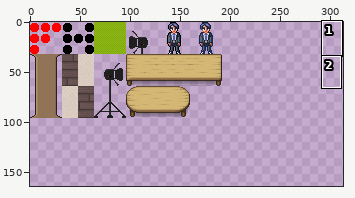
Sprite sheet: tilemaps/own.png. Above, an overview of the earlier version with the close-up marked.
Close-up. Before:
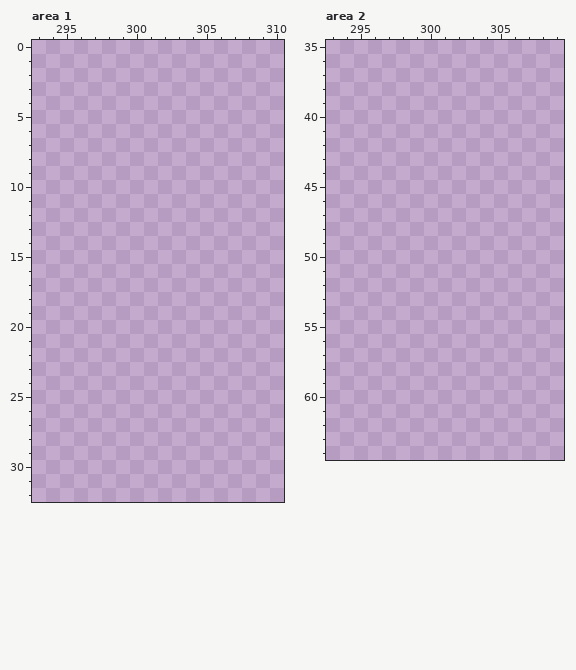
The file is 320x320 pixels. Pixels under 10% opacity are left out. Colours within 5 levels of each other are drawn and written as one. Shown: area 1: x 293..310, y 0..32; area 2: x 293..309, y 35..64. The wide view leaves out empty margins. The commit also changed other parts of the picture, which this record leaves out.
Once edited:
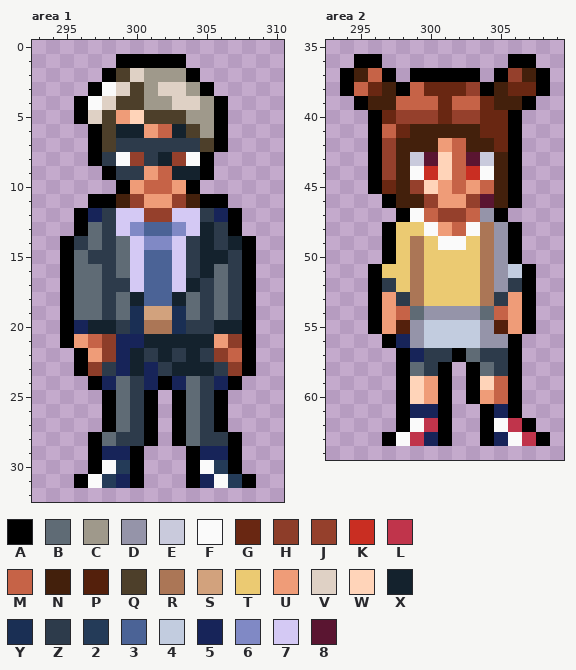
Palette (. is transparent): A #000000  B #5f6b75  C #9f998b  D #9594a9  E #c9cadc  F #fafafa  G #692712  H #8d3d29  J #95402c  K #c92e22  L #c0344b  M #c66347  N #43200c  P #54200c  Q #4d3f2a  R #ab7656  S #d2a27d  T #ebca72  U #ef9c78  V #dfd1c5  W #ffd4b9  X #14222d  Y #1a2f54  Z #2d3b4b  2 #243b58  3 #4b6396  4 #c2ccdf  5 #172459  6 #8089c5  7 #d4c9f4  8 #5a1531
The edit:
--- area 1
@@ x 293..310 @@
  0 ..................
- 1 ..................
- 2 ..................
- 3 ..................
- 4 ..................
- 5 ..................
- 6 ..................
- 7 ..................
- 8 ..................
- 9 ..................
-10 ..................
-11 ..................
-12 ..................
-13 ..................
-14 ..................
-15 ..................
-16 ..................
-17 ..................
-18 ..................
-19 ..................
-20 ..................
-21 ..................
-22 ..................
-23 ..................
-24 ..................
-25 ..................
-26 ..................
-27 ..................
-28 ..................
-29 ..................
-30 ..................
-31 ..................
+ 1 ......AAAAA.......
+ 2 .....AQVCCCA......
+ 3 ....AFVQCVVCA.....
+ 4 ...AFVQQCCVVCA....
+ 5 ...AVQUWQQQCCA....
+ 6 ....AQXXUMXQCA....
+ 7 ....AQZZZZZZQA....
+ 8 ....AZFJZXJFA.....
+ 9 .....AZZUMXXA.....
+10 ......AUMMUA......
+11 ....AANJUUJNAA....
+12 ...A5Z77JJ77Z5A...
+13 ...ABZ763367XZA...
+14 ..AZBZB7667ZXZXA..
+15 ..ABZZB7337ZXXZA..
+16 ..ABBZB7337ZXBZA..
+17 ..ABBZZ7337XZBZA..
+18 ..ABBZBX33XBZBZA..
+19 ..ABBZBYSSYBZBZA..
+20 ..A5XXZYRRYZZXXA..
+21 ..AUMH55XXXXXUHA..
+22 ...AUH5XZXZXZHMA..
+23 ...AHZ5X5ZXXXZHA..
+24 ....A5BZ5A5BZ5A...
+25 .....ABZA.ABZA....
+26 .....ABZA.ABZA....
+27 .....ABZA.ABZA....
+28 ....ABZZA.ABZZA...
+29 ....A55A...A55A...
+30 ....AF2A...AF2A...
+31 ...AF25A...A5F2A..
 32 ..................
--- area 2
@@ x 293..309 @@
 35 .................
-36 .................
-37 .................
-38 .................
-39 .................
-40 .................
-41 .................
-42 .................
-43 .................
-44 .................
-45 .................
-46 .................
-47 .................
-48 .................
-49 .................
-50 .................
-51 .................
-52 .................
-53 .................
-54 .................
-55 .................
-56 .................
-57 .................
-58 .................
-59 .................
-60 .................
-61 .................
-62 .................
-63 .................
+36 ..AA.........AA..
+37 .ANMA.AAAAA.AJNA.
+38 .AMGNAMGGGJANGGA.
+39 ..ANNMMMGMMGNNA..
+40 ...AGJJJGJJGGA...
+41 ...AMGNNNNNGGA...
+42 ...AJNNNUMNNGA...
+43 ...AJNE8WM8ENA...
+44 ...AJNFKWMKFNA...
+45 ...AGNJWUMUMNA...
+46 ....ANNJUUJ8NA...
+47 .....AFMJJMDA....
+48 ....ATTFUMFRDA...
+49 ....ATRTFFTRDA...
+50 ....ATRTTTTRDA...
+51 ...ATTRTTTTRD4A..
+52 ...AZTRTTTTRDZA..
+53 ...AUZRTTTTRZUA..
+54 ...AUMBDDDDBMUA..
+55 ...AUPD4444DPUA..
+56 ....A5D4444DDA...
+57 .....A5ZZABZZA...
+58 .....ABZA.ABZA...
+59 .....AWUA.AWMA...
+60 .....AWUA.AUMA...
+61 .....A55A..A5A...
+62 .....AFLA..AFLA..
+63 ....AFL5A..A5FLA.
 64 .................
Where, in picture pixels (left, top, right, bottom), the same in both close-ups:
added: (60, 54, 256, 488)
added: (340, 54, 550, 446)
